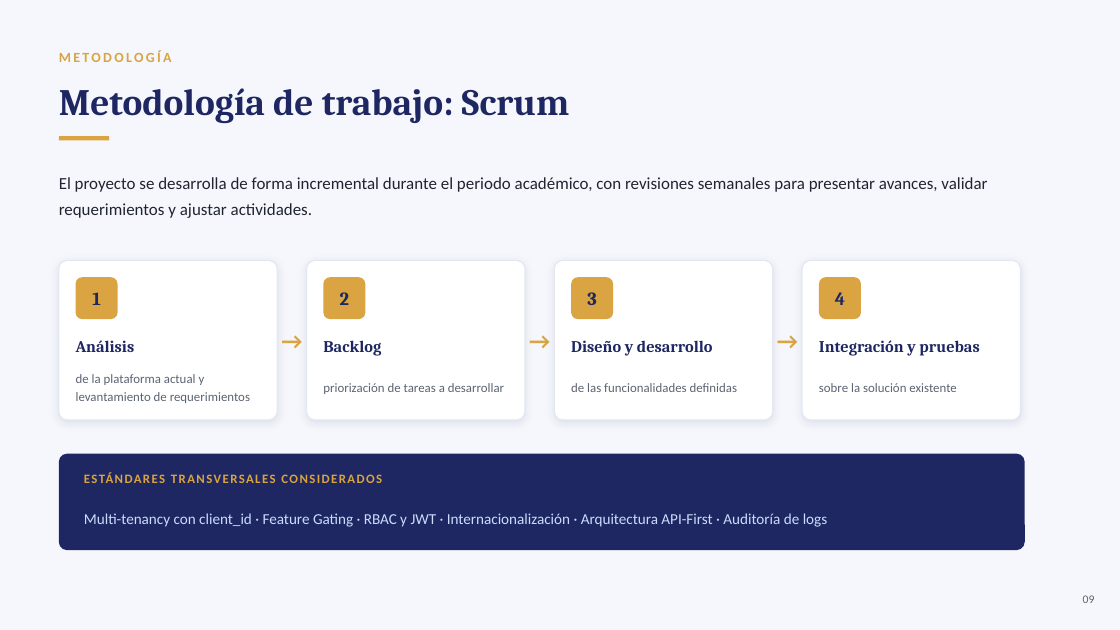
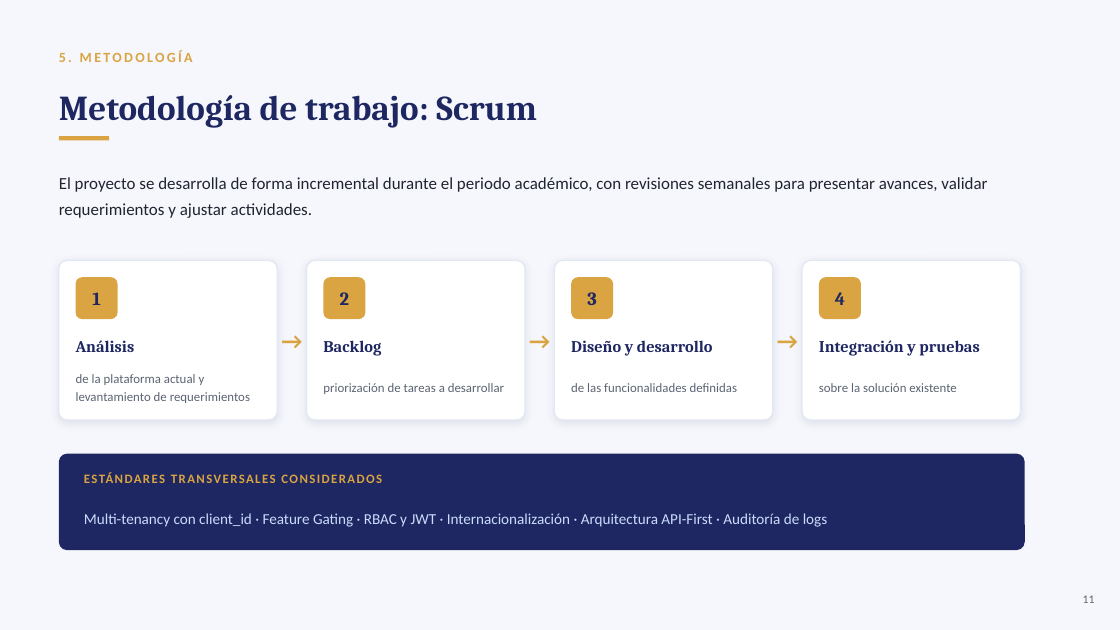
Before and after one commit to vicesuazo/Proyecto-Dani-ISO-42001, a slide deck: slide 12 of Fase 1/Evidencias Grupales/Dani_ISO_42001_Presentacion.pptx (slide 9 before the commit). Drawn at 1120x630 pixels with LibreOffice and Linux fonts; fonts in the diff are those of the drawing. Boxes give left, top, right and bottom in pixels: in the first picture for what was removed or moved away, otherwise in the second. Text is boxed around its words. In the diff, an @@ line names an element or a change of style, - is before the commit and + after.

```diff
--- a/Fase 1/Evidencias Grupales/Dani_ISO_42001_Presentacion.pptx
+++ b/Fase 1/Evidencias Grupales/Dani_ISO_42001_Presentacion.pptx
@@ text at box(59, 50, 193, 62): text changed @@
-METODOLOGÍA
+5. METODOLOGÍA
@@ text "Metodología de trabajo: Scrum" at box(59, 95, 537, 128): size 32 to 30 pt @@
@@ text at box(1083, 595, 1095, 603): text changed @@
-09
+11
```
Also in this commit, not shown: 11 other slides changed, 4 slides added, 1 slide removed, 1 other file.
